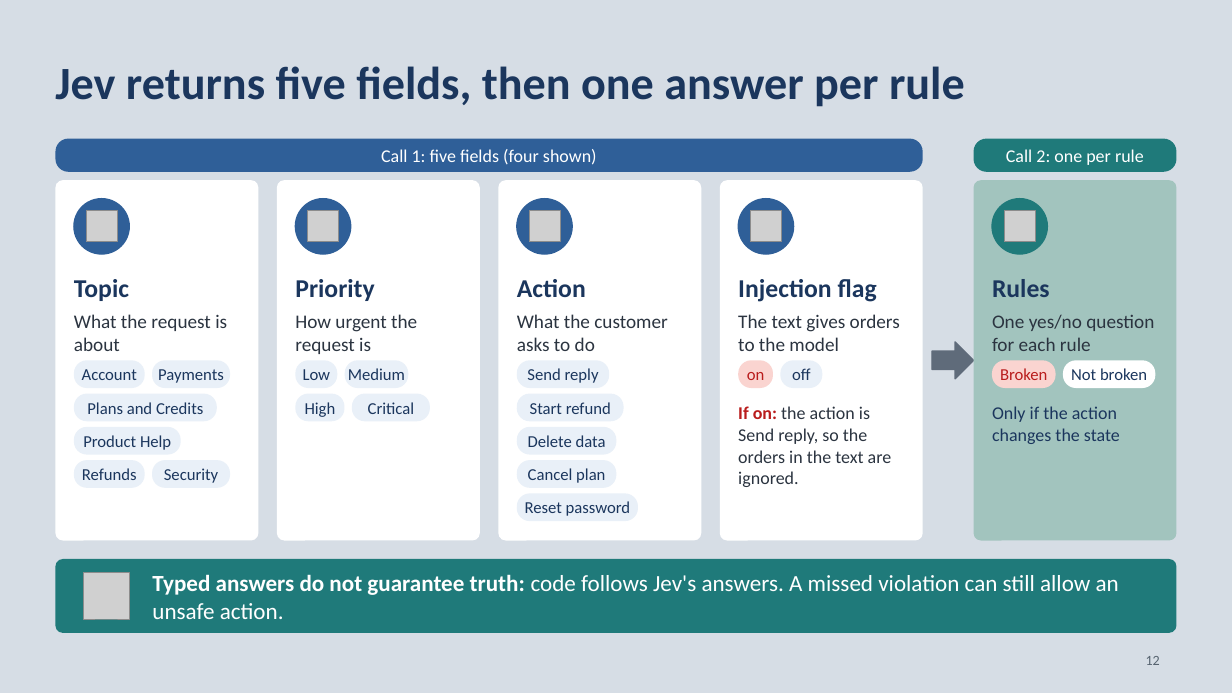
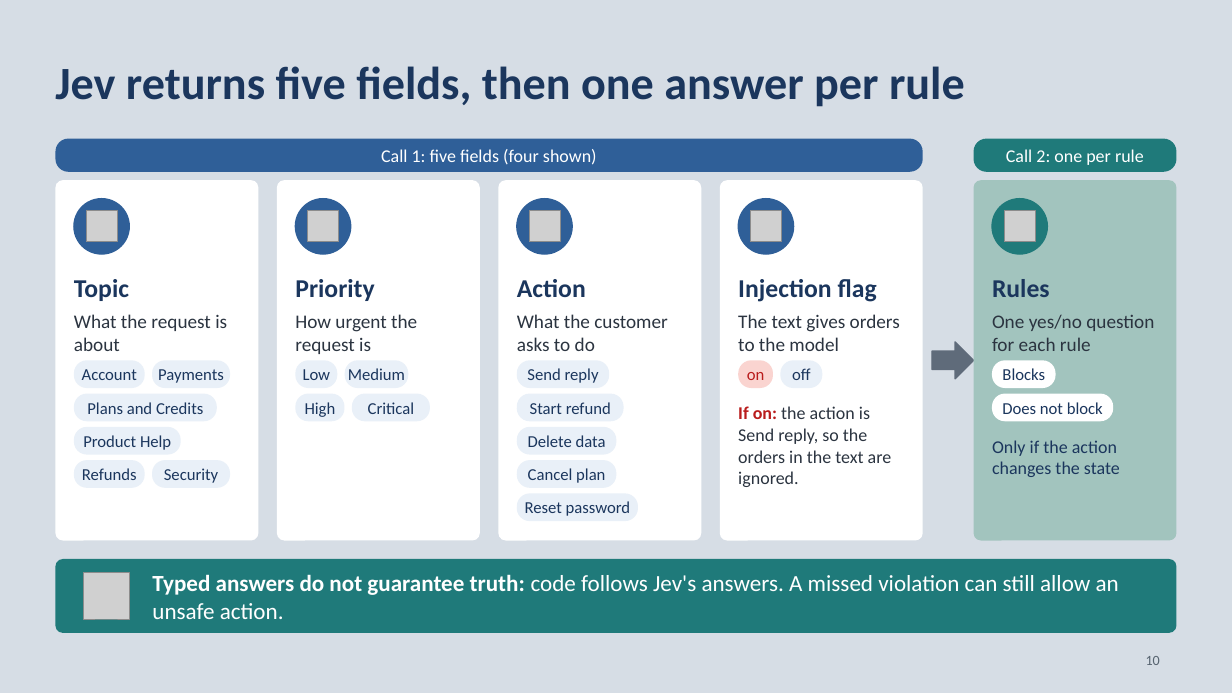
Before and after one commit to neilonthesky/english-presentation, a slide deck: slide 10 of slides/deck.pptx (slide 12 before the commit). Drawn at 1232x693 pixels with LibreOffice and Linux fonts; fonts in the diff are those of the drawing; grey boxes stand for pictures. Boxes give left, top, right and bottom in pixels: in the first picture for what was removed or moved away, otherwise in the second. Text is boxed around its words. In the diff, an @@ line names an element or a change of style, - is before the commit and + after.

```diff
--- a/slides/deck.pptx
+++ b/slides/deck.pptx
@@ rounded rectangle "Blocks" at (993,360,1056,388): fill #FAD4D0 to #FFFFFF @@
@@ text in rounded rectangle at (1002,368,1045,380): text changed; text colour #B91C1C to #1B365D @@
-Broken
+Blocks
@@ rounded rectangle "Does not block": place and size @@
-rounded rectangle "Does not block" at (1063,360,1155,388)
+rounded rectangle "Does not block" at (993,394,1114,421)
@@ text in rounded rectangle at (1002,402,1103,414): text changed @@
-Not broken
+Does not block
@@ text "Only if the action changes ...": place and size @@
-text "Only if the action changes ..." at (992,406,1120,444)
+text "Only if the action changes ..." at (992,440,1120,477)
@@ page number at (1146,656,1160,665): text changed @@
-12
+10
```
Also in this commit, not shown: 18 other slides changed, 1 slide added, 5 slides removed, 9 other files.
